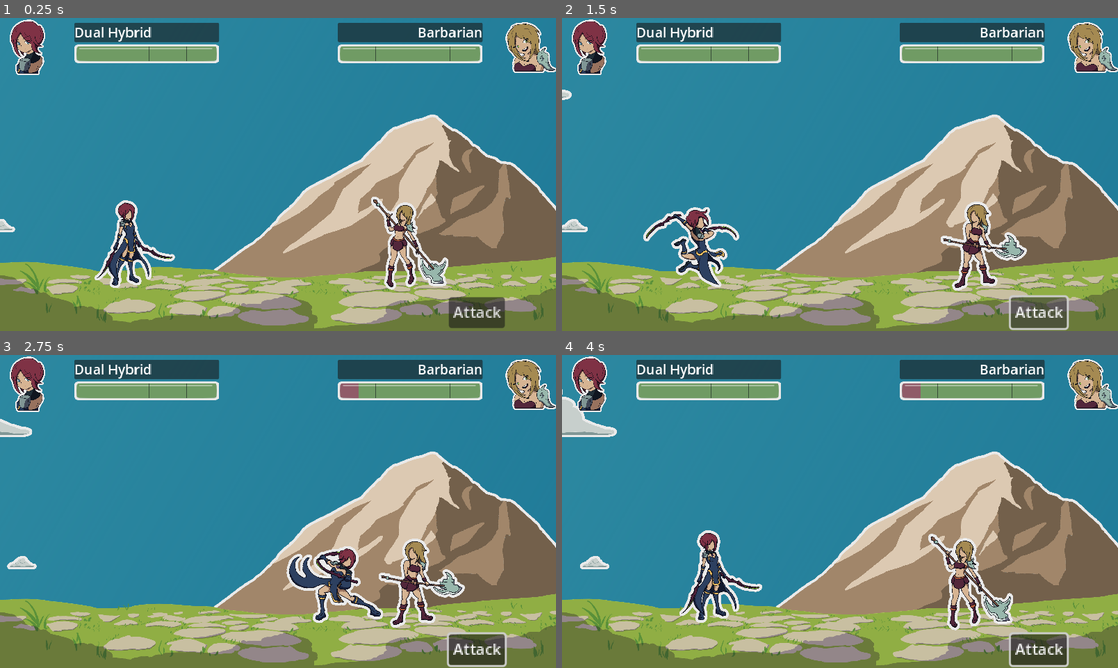
Above: before the commit, frames 1-4 (two rows, left to right).
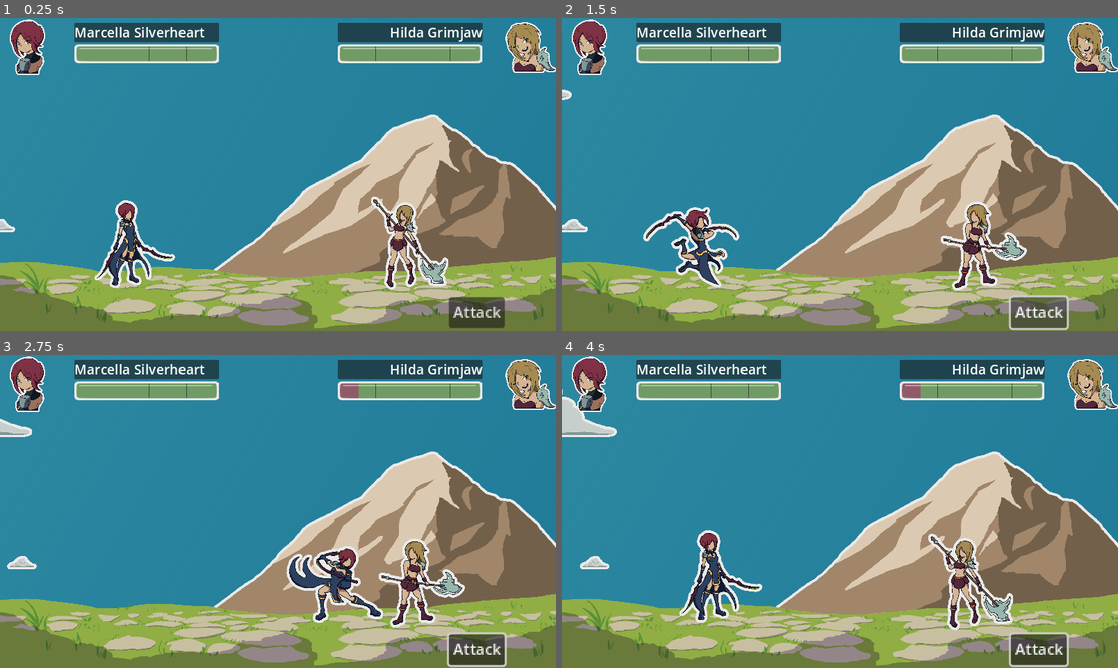
Above: after the commit, the same moments.

Repository: MajorZiploc/sticker_book_moments
Game: Godot game, scene res://lvls/battle_scene.tscn
The game is run twice, just before and just after one commit, with the same random seed, the same clock (stepped at 60 frames per second) and the same inputs.
Inputs (mouse positions are in pixels of both pictures, inside the frame that each line leads up to):
- Up to frame 1 (0.25 s): no input
- Up to frame 2 (1.5 s): tap Enter (ui_accept) at 0.5, 0.77 s; move the mouse to (962, 158) at 0.52 s; hold D (right) 0.53-1.25 s; hold F 0.53-1.25 s; click (962, 158) at 0.67 s; click "Attack" at 1.25 s
- Up to frame 3 (2.75 s): move the mouse to (166, 527) at 2.02 s; hold S (down) from 2.03 s (still down); tap Space at 2.1 s; tap Enter (ui_accept) at 2.27 s
- Up to frame 4 (4 s): move the mouse to (895, 442) at 2.77 s; release S (down) at 2.78 s; hold D (right) 2.78-3.53 s; hold F 2.78-3.53 s; move the mouse to (812, 574) at 3.52 s; hold W (up) from 3.53 s (still down); tap Space at 3.6 s; click (812, 574) at 3.67 s; tap Enter (ui_accept) at 3.77 s

The runs differ from the first frame. In frame 1, 0.7% of the frame differs, in the area x 13-87%, y 2-8%; in frame 2, 0.7%; in frame 3, 0.7%; in frame 4, 0.7%.

Commit message:
name characters

Diff:
--- a/lvls/utils/combat_unit_data.gd
+++ b/lvls/utils/combat_unit_data.gd
@@ -20,13 +20,13 @@
   Type.DUAL_HYBRID: Data.new(
     "res://art/my/char/dual_hybrid.png",
     "res://art/my/char/dual_hybrid_bust.png",
-    "Dual Hybrid",
+    "Marcella Silverheart",
     get_basic_path_points,
   ),
   Type.TWO_HANDED_AXER: Data.new(
     "res://art/my/char/two_handed_axer.png",
     "res://art/my/char/two_handed_axer_bust.png",
-    "Barbarian",
+    "Hilda Grimjaw",
     get_basic_path_points,
   ),
 }
